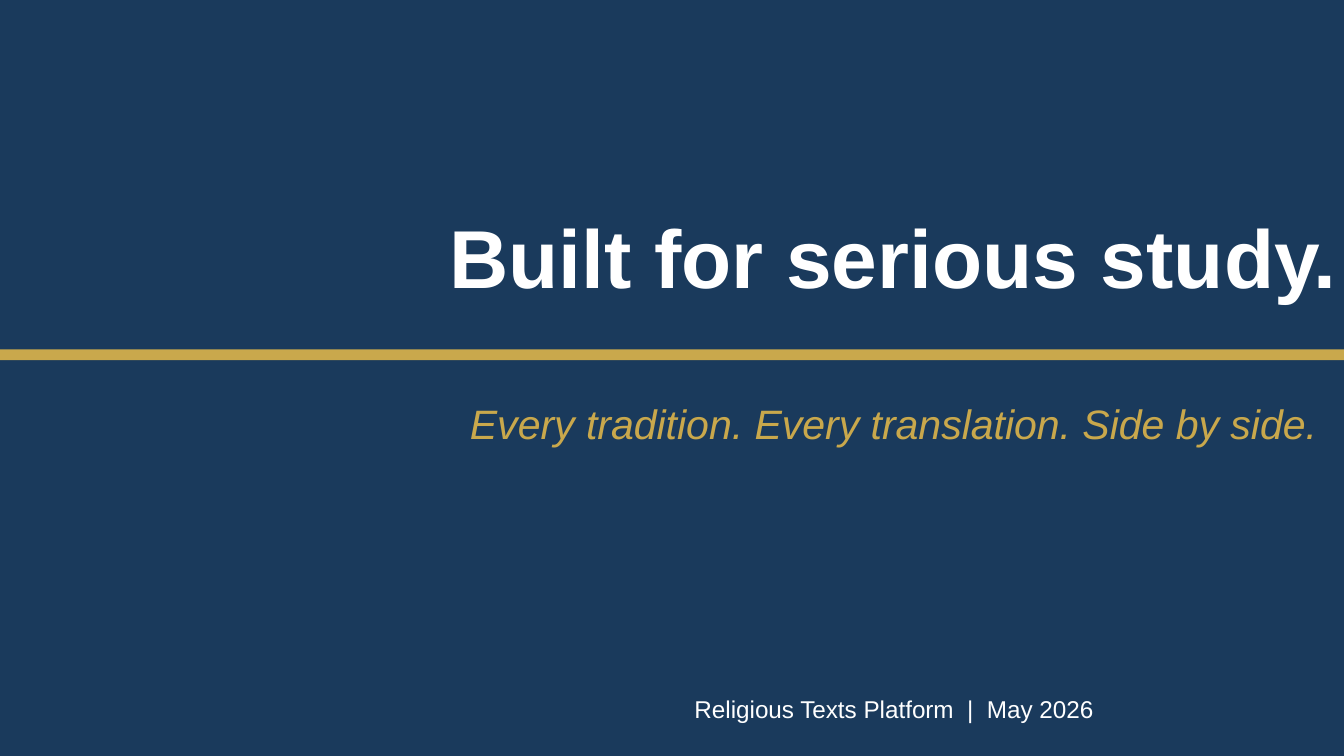
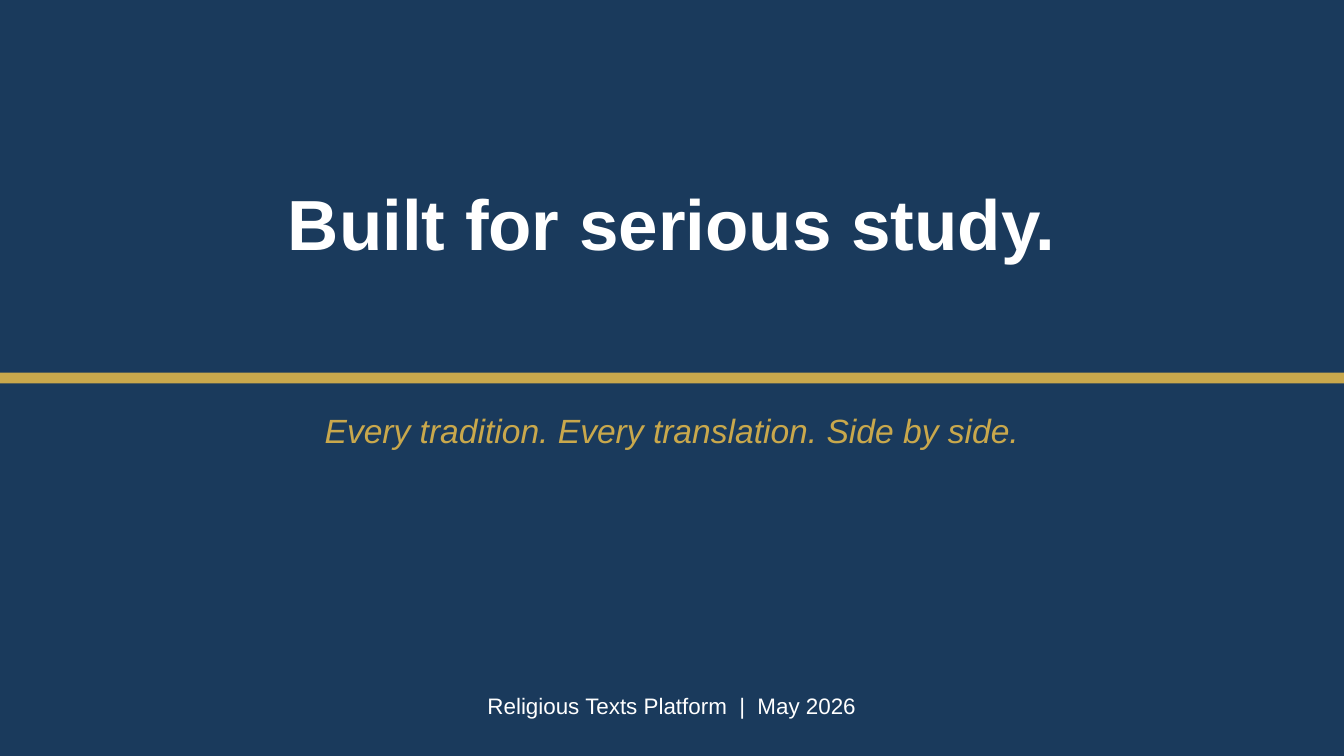
Before and after one commit to christa-claw/religious-texts, a slide deck: slide 7 of docs/religious-texts-overview.pptx. Drawn at 1344x756 pixels with LibreOffice and Linux fonts; fonts in the diff are those of the drawing. Boxes give left, top, right and bottom in pixels: in the first picture for what was removed or moved away, otherwise in the second. Text is boxed around its words. In the diff, an @@ line names an element or a change of style, - is before the commit and + after.

```diff
--- a/docs/religious-texts-overview.pptx
+++ b/docs/religious-texts-overview.pptx
@@ text "Built for serious study.": place and size @@
-text "Built for serious study." at (449, 228, 1337, 303)
+text "Built for serious study." at (288, 198, 1055, 263)
@@ text "Built for serious study." at (288, 198, 1055, 263): size 44 to 38 pt @@
@@ rectangle: place and size @@
-rectangle at (0, 349, 1344, 360)
+rectangle at (0, 372, 1344, 383)
@@ text "Every tradition. Every translation. Side ...": place and size @@
-text "Every tradition. Every translation. Side ..." at (470, 409, 1317, 448)
+text "Every tradition. Every translation. Side ..." at (325, 418, 1019, 449)
@@ text "Every tradition. Every translation. Side ..." at (325, 418, 1019, 449): size 22 to 18 pt @@
@@ text "Religious Texts Platform | May ...": place and size @@
-text "Religious Texts Platform | May ..." at (694, 700, 1093, 723)
+text "Religious Texts Platform | May ..." at (487, 697, 856, 719)
@@ text "Religious Texts Platform | May ..." at (487, 697, 856, 719): size 13 to 12 pt @@
```
Also in this commit, not shown: 6 other slides changed, 5 other files.
